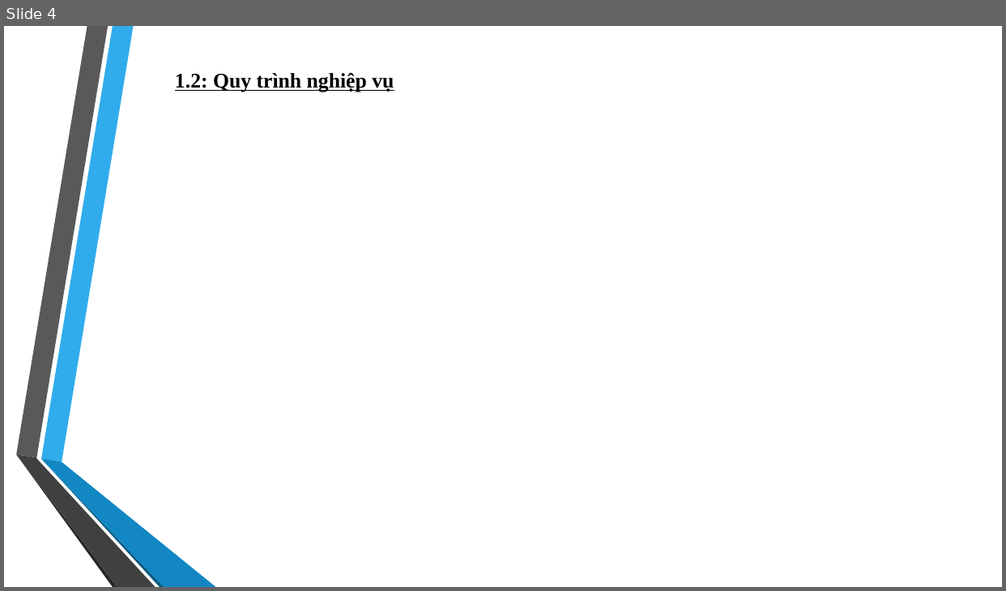
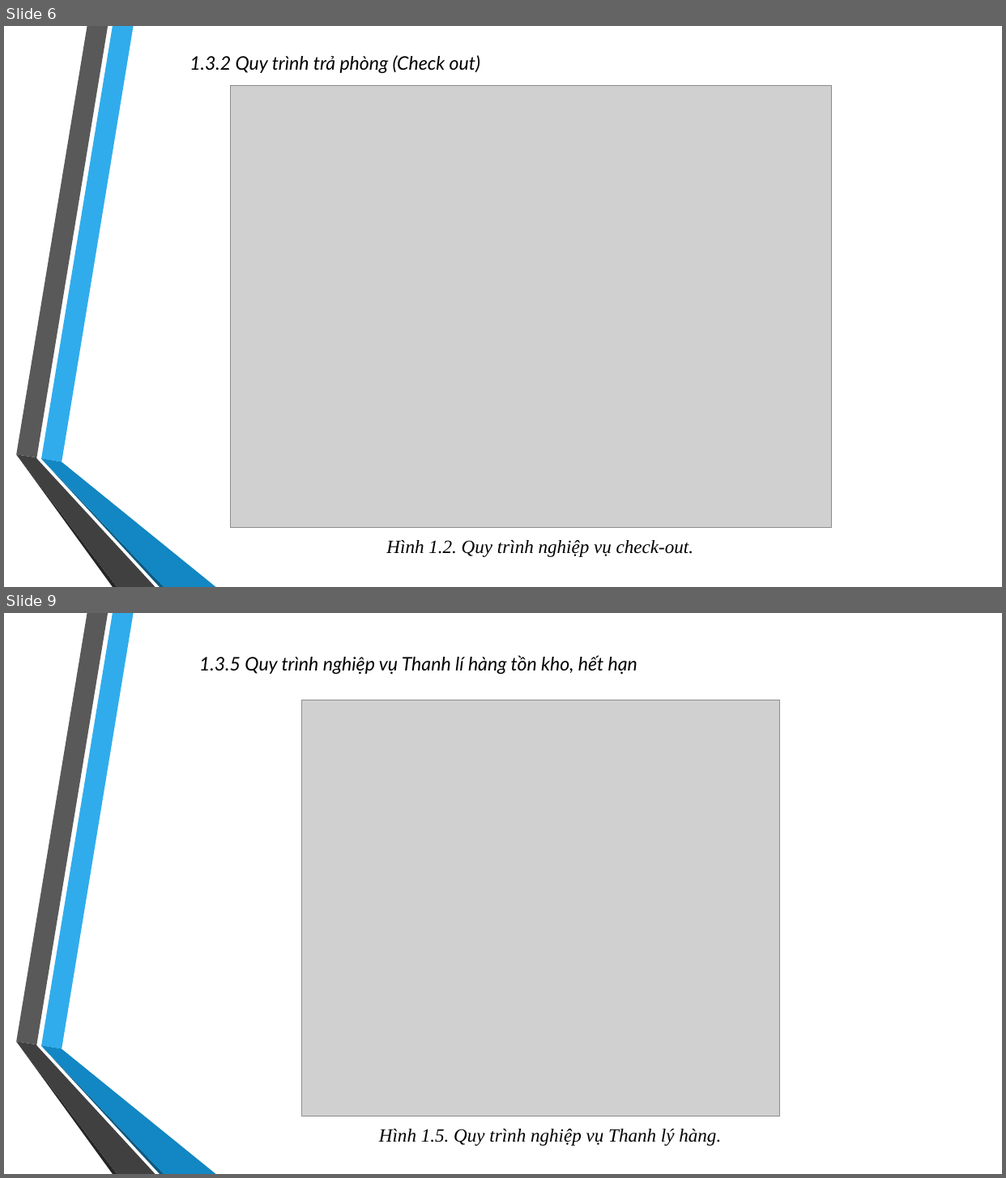
Before and after one commit to DaemonZZ/pttkht, a slide deck: QLKS.pptx. Shown one above the other, each under a label of ours: slide 4 before the commit, slides 6 and 9 after it; the slides between them are not shown. The pictures are 1006x591 and 1006x1178 pixels, drawn with LibreOffice and Linux fonts; fonts in the diff are those of the drawing; grey boxes stand for pictures; background and template pictures are left out. Boxes give left, top, right and bottom in pixels: in the first picture for what was removed or moved away, otherwise in the second. Text is boxed around its words. In the diff, an @@ line names an element or a change of style, - is before the commit and + after.

```diff
--- a/QLKS.pptx
+++ b/QLKS.pptx
@@ slide 9 added at <box>4,613,1002,1174</box>, background picture (left out); not listed: 6 template elements that a slide beside it also shows @@
@@ text added at <box>199,655,637,675</box>, 18 pt, text #000000, italic @@
+1.3.5 Quy trình nghiệp vụ Thanh lí hàng tồn kho, hết hạn
@@ picture added at <box>302,700,780,1116</box> @@
@@ text added at <box>379,1129,721,1146</box>, 18 pt, text #000000, italic @@
+Hình 1.5. Quy trình nghiệp vụ Thanh lý hàng.
@@ what was slide 4 is now slide 6 @@
@@ slide 6 changed as well @@
@@ text added at <box>189,55,480,74</box>, 18 pt, text #000000, italic @@
+1.3.2 Quy trình trả phòng (Check out)
@@ picture added at <box>231,86,832,528</box> @@
@@ text at <box>386,540,693,557</box>: text changed; size 20 to 18 pt; bold off; italic on @@
-1.2: Quy trình nghiệp vụ
+Hình 1.2. Quy trình nghiệp vụ check-out.
```
Also in this commit, not shown: 5 other slides changed, 28 other slides added, 9 slides removed, 3 other files.
